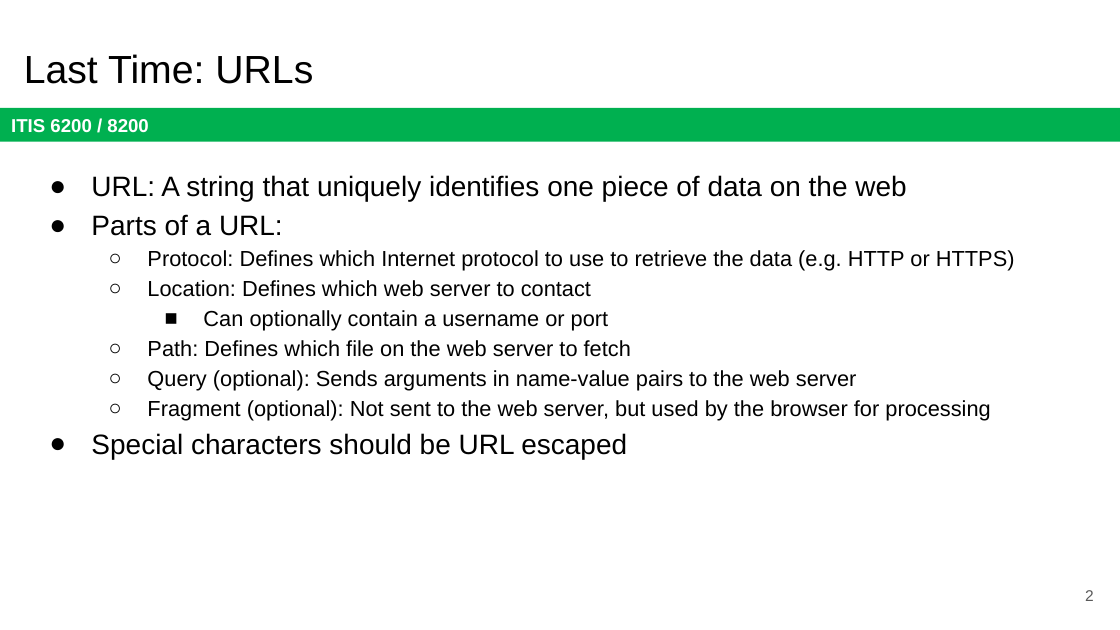
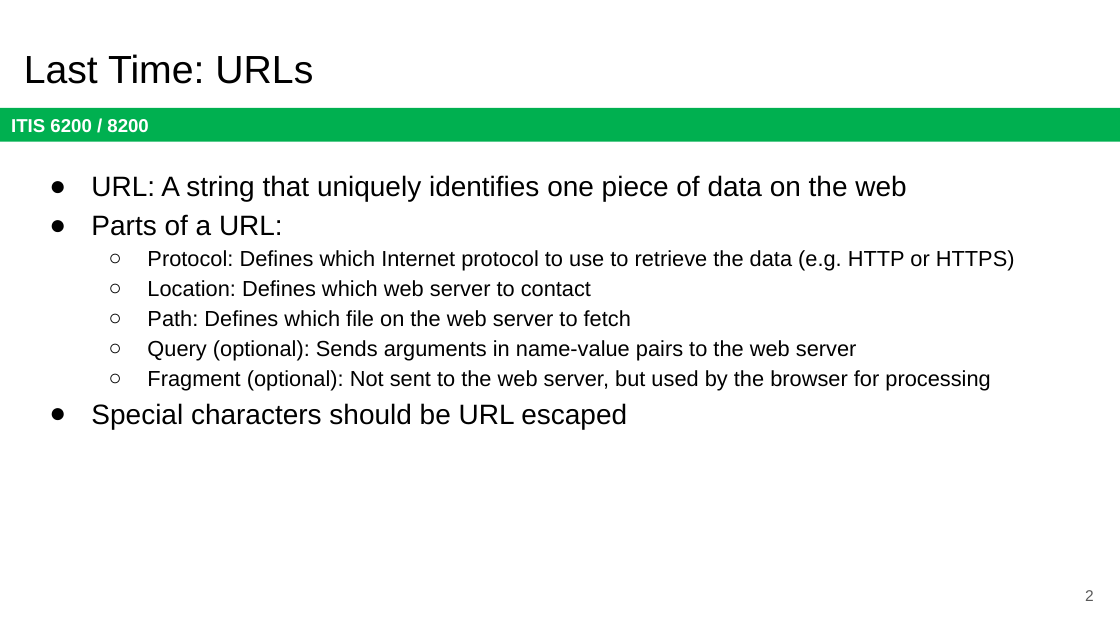
Before and after one commit to jx5c/github.io, a slide deck: slide 2 of teaching/ITIS6200/2023fa/lectures/lec11.pptx. Drawn at 1120x630 pixels with LibreOffice and Linux fonts; fonts in the diff are those of the drawing. Boxes give left, top, right and bottom in pixels: in the first picture for what was removed or moved away, otherwise in the second. Text is boxed around its words. In the diff, an @@ line names an element or a change of style, - is before the commit and + after.

```diff
--- a/teaching/ITIS6200/2023fa/lectures/lec11.pptx
+++ b/teaching/ITIS6200/2023fa/lectures/lec11.pptx
@@ text at (203, 310, 609, 331): paragraph removed @@
-    ■ Can optionally contain a username or port
```
Also in this commit, not shown: 10 other slides changed.
